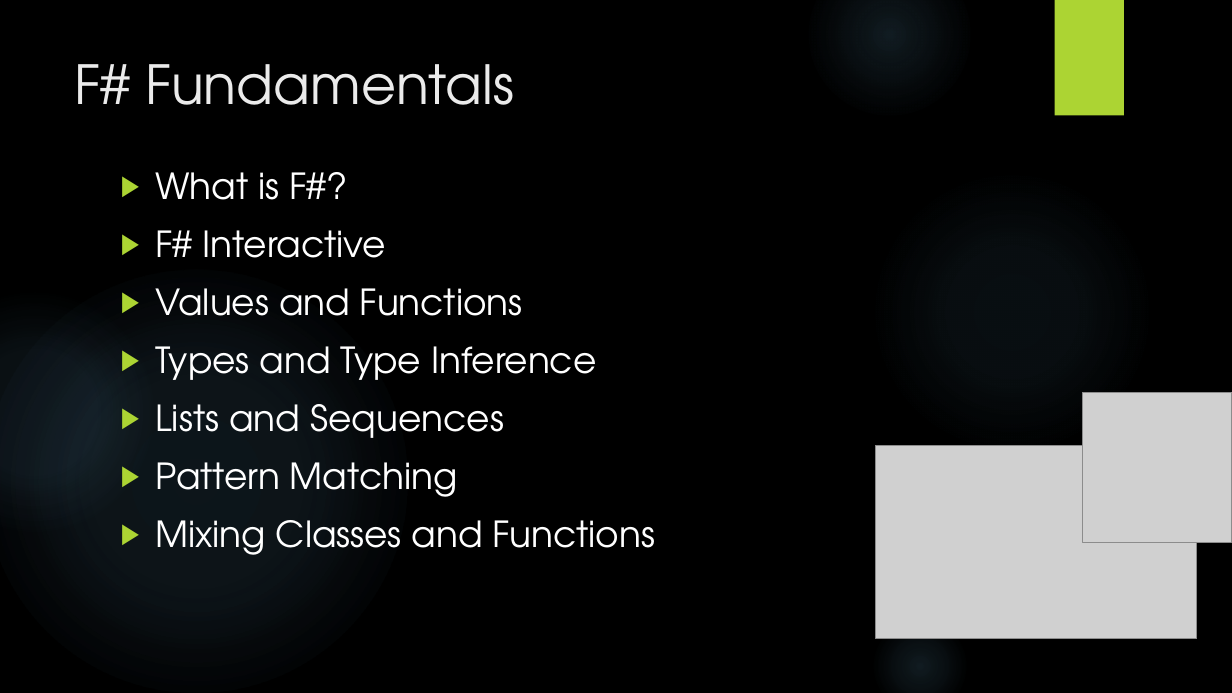
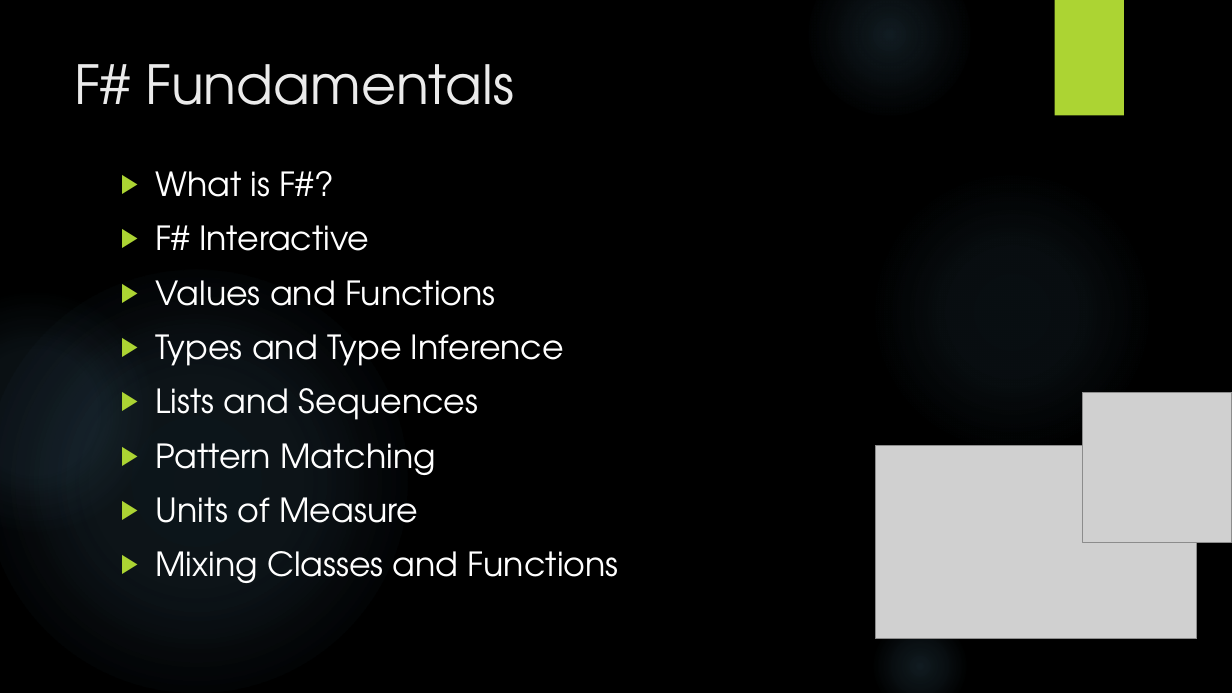
Before and after one commit to dmohl/FsOnTheWeb-Workshop, a slide deck: slide 4 of Intro to F# and ASP.NET MVC.pptx. Drawn at 1232x693 pixels with LibreOffice and Linux fonts; fonts in the diff are those of the drawing; grey boxes stand for pictures; background and template pictures are left out. Boxes give left, top, right and bottom in pixels: in the first picture for what was removed or moved away, otherwise in the second. Text is boxed around its words. In the diff, an @@ line names an element or a change of style, - is before the commit and + after.

Commit message:
Updated the ASP.NET MVC slide deck

```diff
--- a/Intro to F# and ASP.NET MVC.pptx
+++ b/Intro to F# and ASP.NET MVC.pptx
@@ text at (155, 171, 619, 583): size 28 to 25.9 pt in "What is F#?", "F# Interactive", "Values and Functions", "Types and Type Inference" and 3 more places @@
@@ text at (155, 497, 418, 523): paragraph added @@
+▶ Units of Measure
```
